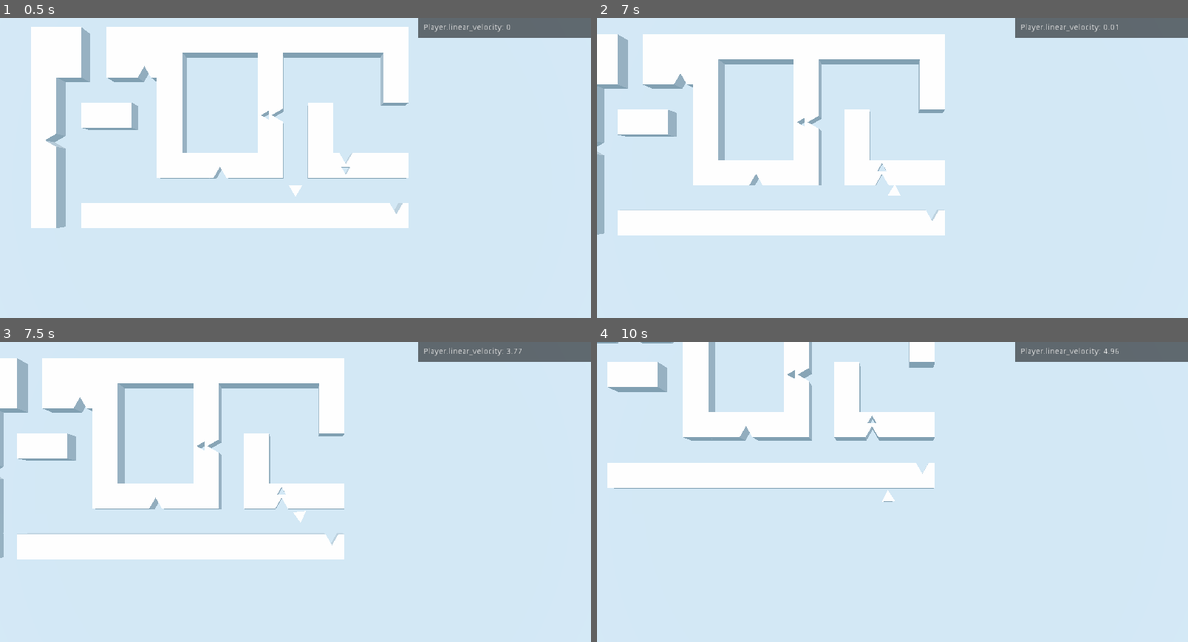
Above: before the commit, frames 1-4 (two rows, left to right).
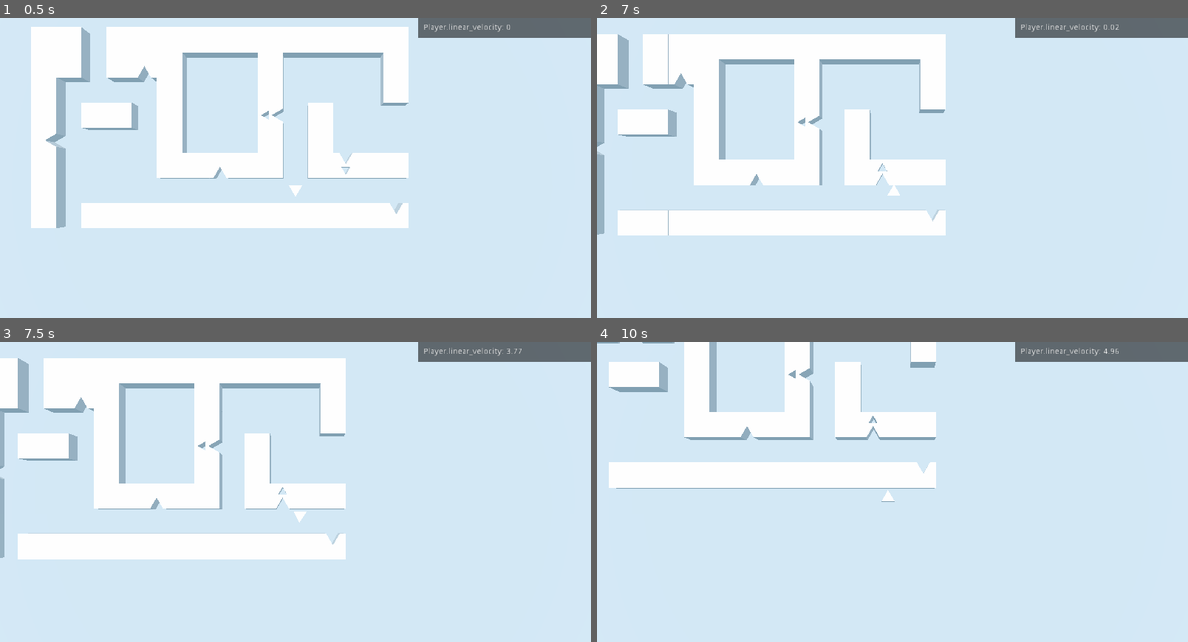
Above: after the commit, the same moments.

Repository: winston-yallow/primitives
Game: Godot game, scene res://levels/00_Test.tscn
The game is run twice, just before and just after one commit, with the same random seed, the same clock (stepped at 60 frames per second) and the same inputs.
Inputs:
- Up to frame 1 (0.5 s): no input
- Up to frame 2 (7 s): tap Enter at 0.5 s; hold D (game_right) 0.53-1.28 s; hold Space (reappear) 0.53-1.28 s; hold S (game_backward) 1.28-2.03 s; tap Backspace every 1.5 s from 1.35 to 5.85 s; hold D (game_right) 2.03-2.78 s; hold Space (reappear) 2.03-2.78 s; hold W (game_forward) 2.78-3.53 s; hold Space (reappear) 3.53-4.28 s; hold A (game_left) 3.53-5.03 s; hold S (game_backward) 5.03-5.78 s; hold Space (reappear) 5.03-5.78 s; hold D (game_right) 5.78-6.53 s; hold W (game_forward) from 6.53 s (still down); hold Space (reappear) from 6.53 s (still down)
- Up to frame 3 (7.5 s): release W (game_forward) at 7.28 s; release Space (reappear) at 7.28 s; hold D (game_right) from 7.28 s (still down); tap Backspace at 7.35 s
- Up to frame 4 (10 s): release D (game_right) at 8.03 s; hold S (game_backward) 8.03-8.78 s; hold Space (reappear) 8.03-8.78 s; hold A (game_left) 8.78-9.53 s; tap Backspace at 8.85 s; hold W (game_forward) from 9.53 s (still down); hold Space (reappear) from 9.53 s (still down)

Frame 1 is identical in both runs. In frame 2, 0.6% of the frame differs, in the area x 0-89%, y 2-73%; in frame 3, 1.0%, in the area x 0-59%, y 5-73%; in frame 4, 0.9%.

Commit message:
Adjustable player rotation speed

Diff:
--- a/game/player/Player.gd
+++ b/game/player/Player.gd
@@ -13,6 +13,7 @@
 export var speed := 5.0
 export var max_force := 32.0
 export var velocity_gain := 15.0
+export var rotation_speed := 9.0
 export var transition_time_scale := 25.0
 export var release_force := 5.2
 export var attach_angle := PI / 1.7
@@ -110,7 +111,7 @@
     var new_rotation := lerp_angle(
         current_rotation,
         target_rotation,
-        7 * state.step
+        rotation_speed * state.step
     )
     state.transform.basis = state.transform.basis.rotated(
         Vector3.UP,
